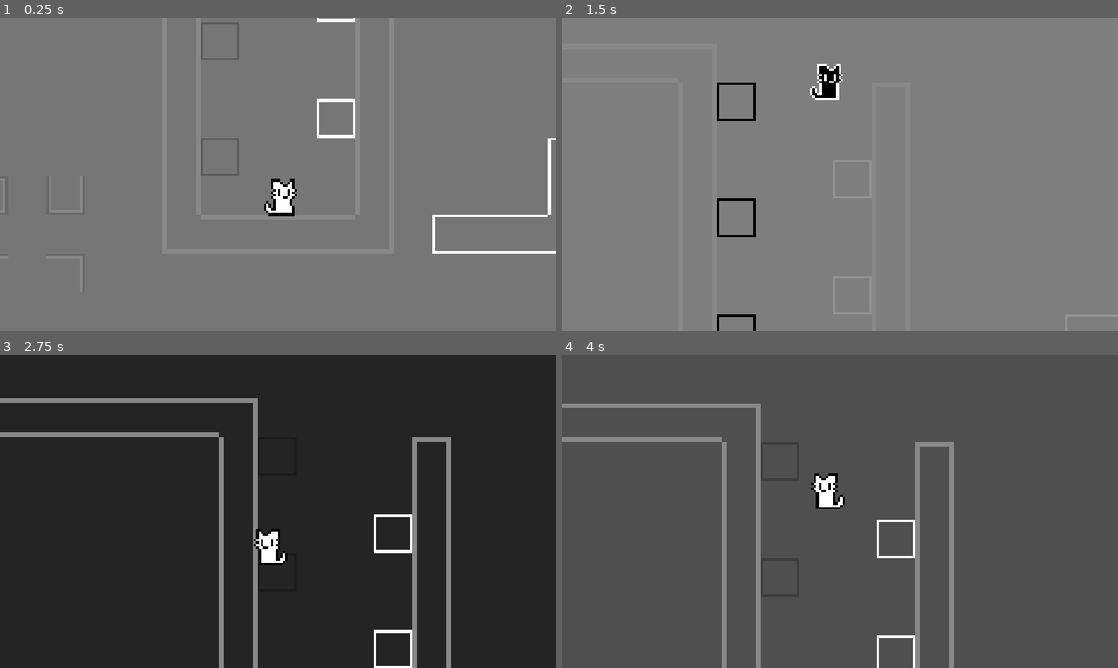
Above: before the commit, frames 1-4 (two rows, left to right).
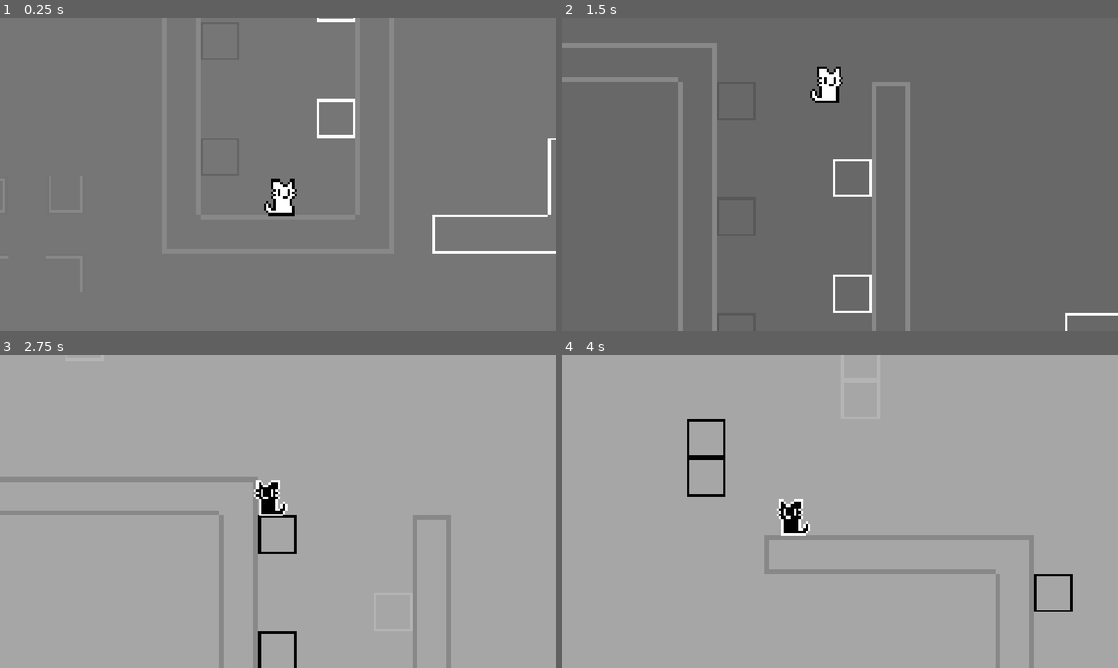
Above: after the commit, the same moments.

Repository: rehcsinroh/Leapshift
Game: Godot game, scene res://level1.tscn
Two runs of this game, one before a commit and one after it. Both use one fixed random seed, a clock stepped at 60 frames per second and the inputs below. This scene is started directly instead of the project's main scene.
Inputs:
- Up to frame 1 (0.25 s): no input
- Up to frame 2 (1.5 s): hold D (move_right) from 0.53 s (still down); tap W (jump) at 0.6, 0.77, 1.07, 1.35 s
- Up to frame 3 (2.75 s): tap W (jump) at 1.52, 1.82, 2.1 s; release D (move_right) at 2.03 s; hold A (move_left) from 2.03 s (still down)
- Up to frame 4 (4 s): keep holding A (move_left); tap W (jump) at 2.85, 3.02, 3.32, 3.6, 3.77 s

The runs differ from the first frame. In frame 2, 1.8% of the frame differs, in the area x 0-100%, y 9-100%; in frame 3, 98%; in frame 4, 100%, in the area x 0-100%, y 0-100%.

Commit message:
bux fixed

Diff:
--- a/player.gd
+++ b/player.gd
@@ -53,12 +53,13 @@
 			alternate_sprite = !alternate_sprite
 			world_manager.switch_world()
 			coyote_timer = 0
-		elif is_on_wall():
+			jump_buffering_timer = 0
+		elif is_on_wall() and not is_on_floor():
 			var wall_normal = get_wall_normal()
 			velocity.x = wall_normal.x * WALL_JUMP_X
 			velocity.y = WALL_JUMP_Y
 			wall_jump_timer = WALL_JUMP_LOCK
-
+			jump_buffering_timer = 0
 			alternate_sprite = !alternate_sprite
 			world_manager.switch_world()
 
--- a/world_manager.gd
+++ b/world_manager.gd
@@ -58,7 +58,7 @@
 	world_a.z_index = 0 if current_world == World.A else 1
 	world_b.z_index = 0 if current_world == World.B else 1
 
-	world_a.modulate.a = 1.0 if current_world == World.A else transparency*1.5
+	world_a.modulate.a = 1.0 if current_world == World.A else transparency
 	world_b.modulate.a = 1.0 if current_world == World.B else transparency
 
 	world_a.get_node("WorldATiles").collision_enabled = current_world == World.A
